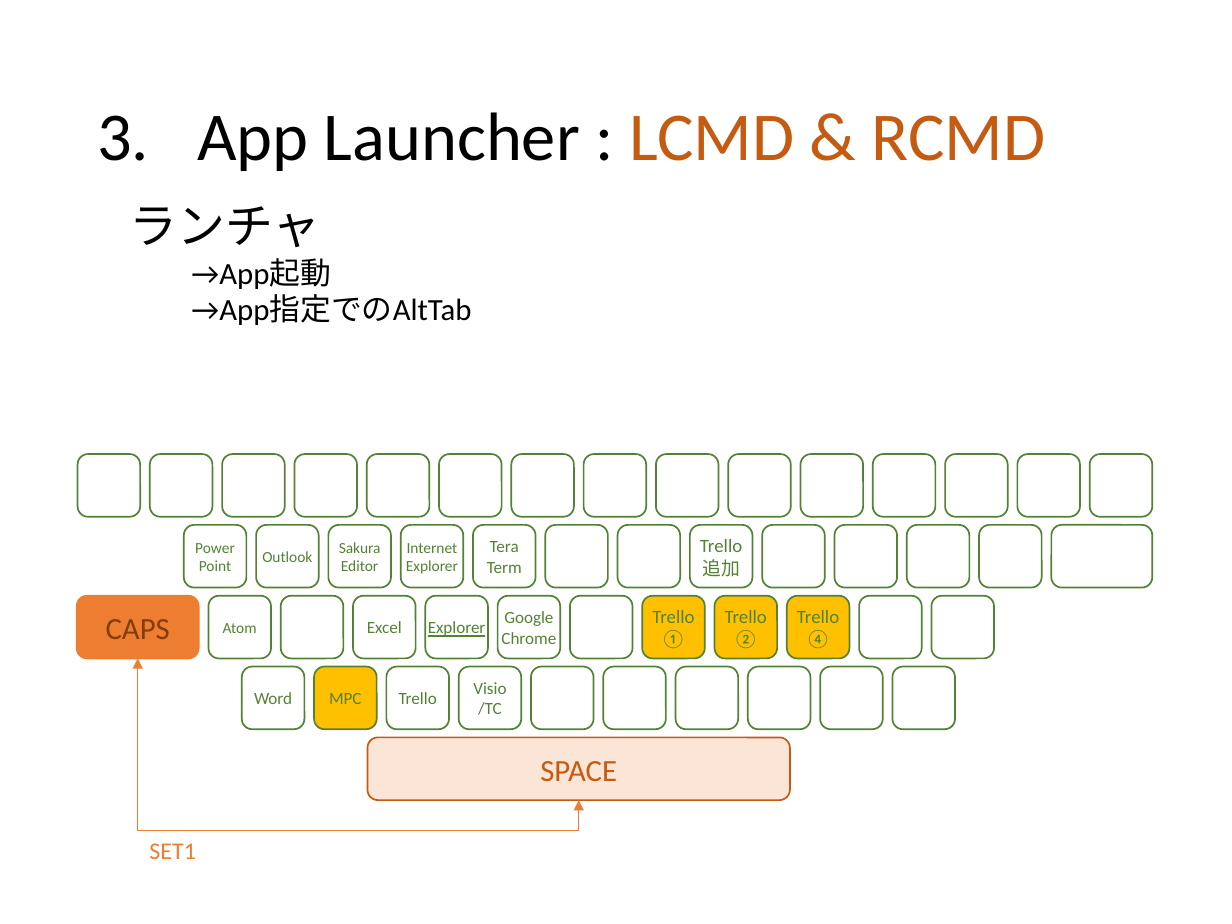
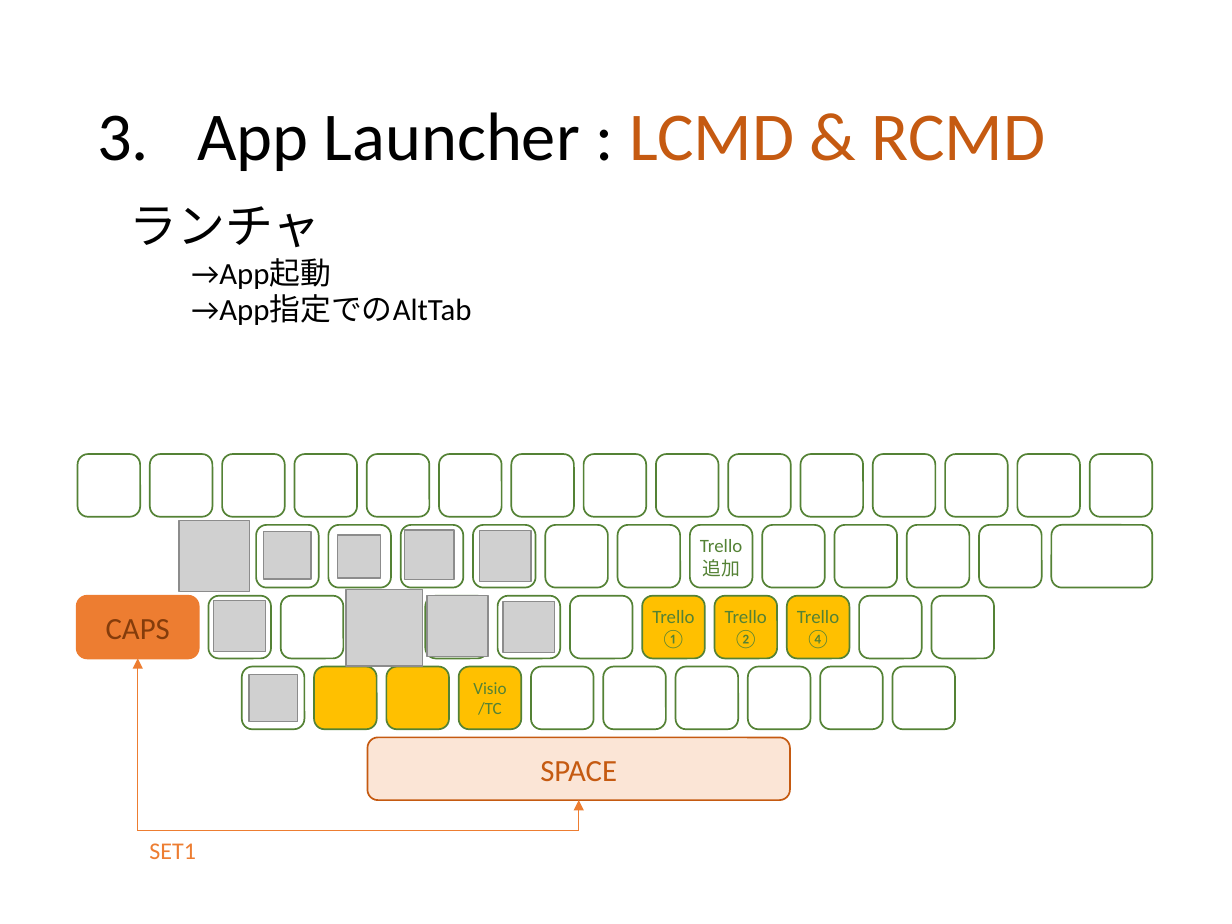
Before and after one commit to ittooo66/myAHK, a slide deck: slide 7 of MANUAL.pptx. Drawn at 1232x924 pixels with LibreOffice and Linux fonts; fonts in the diff are those of the drawing; grey boxes stand for pictures. Boxes give left, top, right and bottom in pixels: in the first picture for what was removed or moved away, otherwise in the second. Text is boxed around its words. In the diff, an @@ line names an element or a change of style, - is before the commit and + after.

```diff
--- a/MANUAL.pptx
+++ b/MANUAL.pptx
@@ picture added at (179, 521, 249, 591) @@
@@ rounded rectangle removed at (184, 525, 246, 588) @@
-Power
-Point
@@ picture added at (264, 532, 310, 579) @@
@@ picture added at (338, 535, 381, 578) @@
@@ picture added at (404, 530, 453, 579) @@
@@ picture added at (479, 530, 531, 582) @@
@@ text in rounded rectangle at (262, 551, 312, 562): text removed @@
-Outlook
@@ text in rounded rectangle at (339, 542, 381, 571): text removed @@
-Sakura
-Editor
@@ text in rounded rectangle at (406, 543, 458, 574): text removed @@
-Internet
-Explorer
@@ text in rounded rectangle at (487, 541, 522, 573): text removed @@
-Tera
-Term
@@ picture added at (346, 589, 423, 665) @@
@@ rounded rectangle removed at (354, 596, 416, 659) @@
-Excel
@@ picture added at (428, 595, 489, 657) @@
@@ picture added at (213, 600, 266, 652) @@
@@ text in rounded rectangle at (223, 623, 257, 633): text removed @@
-Atom
@@ text in rounded rectangle at (428, 621, 486, 637): text removed @@
-Explorer
@@ text in rounded rectangle at (501, 611, 556, 644): text removed @@
-Google
-Chrome
@@ picture added at (503, 601, 554, 653) @@
@@ picture added at (249, 674, 297, 722) @@
@@ rounded rectangle at (387, 667, 450, 729): fill none to #FFC000 @@
@@ rounded rectangle "Visio" at (458, 667, 521, 729): fill none to #FFC000 @@
@@ text in rounded rectangle at (254, 692, 292, 704): text removed @@
-Word
@@ text in rounded rectangle at (329, 693, 361, 704): text removed @@
-MPC
@@ text in rounded rectangle at (399, 692, 437, 704): text removed @@
-Trello
```
Also in this commit, not shown: 4 other slides changed, 1 slide removed.
